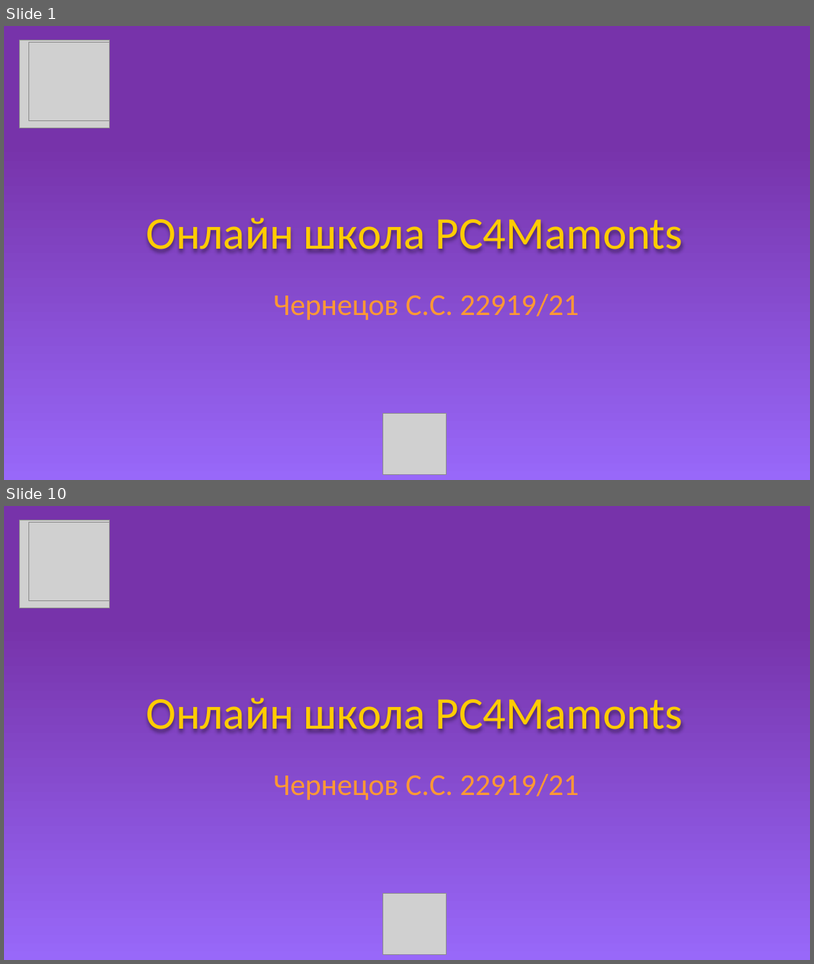
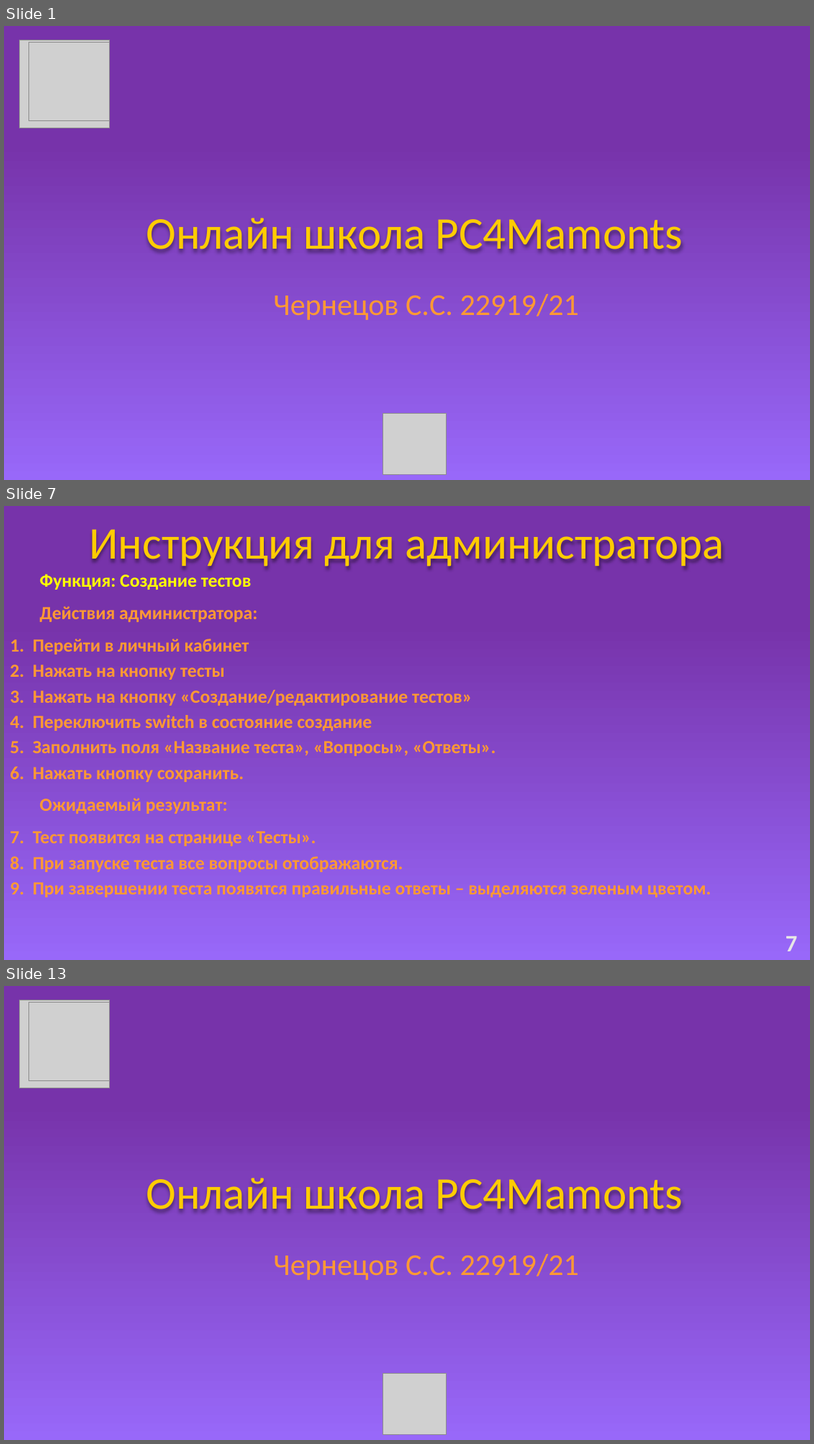
Before and after one commit to Baton4ik2007/Mdk, a slide deck: MDK.pptx. Shown one above the other, each under a label of ours: slides 1 and 10 before the commit, slides 1, 7 and 13 after it; the slides between them are not shown. The pictures are 814x964 and 814x1444 pixels, drawn with LibreOffice and Linux fonts; fonts in the diff are those of the drawing; grey boxes stand for pictures. Boxes give left, top, right and bottom in pixels: in the first picture for what was removed or moved away, otherwise in the second. Text is boxed around its words. In the diff, an @@ line names an element or a change of style, - is before the commit and + after.

```diff
--- a/MDK.pptx
+++ b/MDK.pptx
@@ slide 7 added at (x1=4, y1=506, x2=810, y2=960), background gradient #7733AA to #9868F9 @@
@@ text added at (x1=89, y1=529, x2=725, y2=569), 54 pt, text #FFCC00 @@
+Инструкция для администратора
@@ text added at (x1=33, y1=574, x2=712, y2=897), 22 pt, text #FF9933, bold @@
+Функция: Создание тестов
+Действия администратора:
+1. Перейти в личный кабинет
+2. Нажать на кнопку тесты
+3. Нажать на кнопку «Создание/редактирование тестов»
+4. Переключить switch в состояние создание
+5. Заполнить поля «Название теста», «Вопросы», «Ответы».
+6. Нажать кнопку сохранить.
+Ожидаемый результат:
+1. Тест появится на странице «Тесты».
+2. При запуске теста все вопросы отображаются.
+3. При завершении теста появятся правильные ответы – выделяются зеленым цветом.
@@ text added at (x1=786, y1=936, x2=798, y2=951), 28 pt, text #E7E6E6, bold @@
+7
@@ what was slide 10 is now slide 13 @@
```
Also in this commit, not shown: 7 slides changed, 3 other slides added, 1 slide removed.
